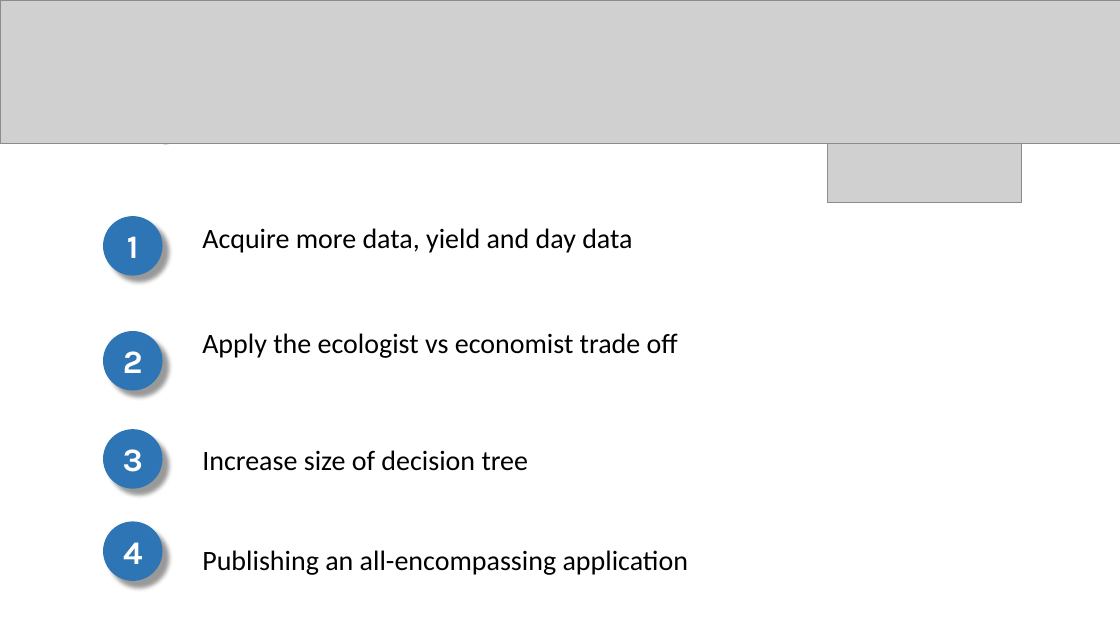
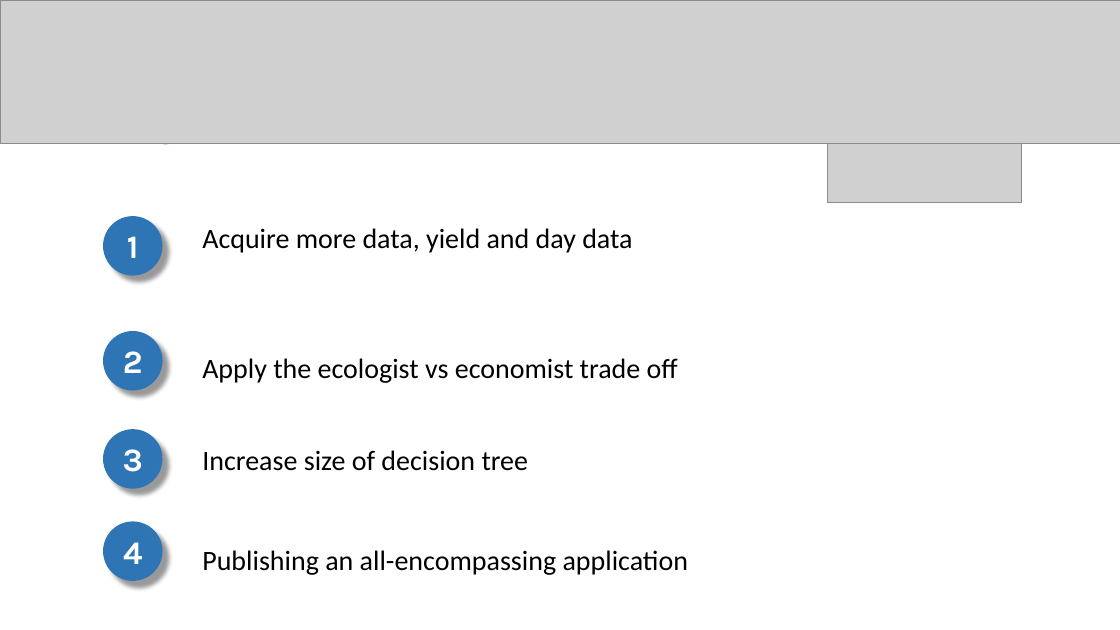
Before and after one commit to Brownsey/wild_pollinators, a slide deck: slide 24 of Project Presentation.pptx. Drawn at 1120x630 pixels with LibreOffice and Linux fonts; fonts in the diff are those of the drawing; grey boxes stand for pictures. Boxes give left, top, right and bottom in pixels: in the first picture for what was removed or moved away, otherwise in the second. Text is boxed around its words. In the diff, an @@ line names an element or a change of style, - is before the commit and + after.

```diff
--- a/Project Presentation.pptx
+++ b/Project Presentation.pptx
@@ text "Apply the ecologist vs economist ..." moved from (x1=202, y1=333, x2=678, y2=358) to (x1=202, y1=358, x2=678, y2=383) @@
```
Also in this commit, not shown: 8 other slides changed, 4 other files.
